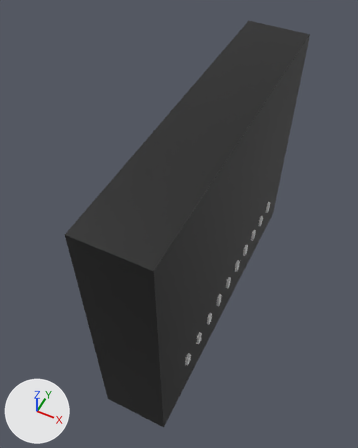
An edit to the glTF model Roteador_GrayBox.gltf, drawn before and after from the same camera.
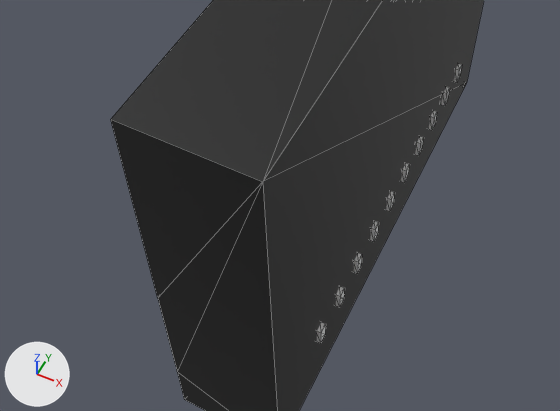
Each version appears first whole from a camera (50 mm lens) standing at (0.0581, -0.1456, 0.1719) and looking at (-0.0129, -0.0034, -0.0058), and next in a close-up on the part from 0% to 92% of the width and 37% to 91% of the height. Every picture has the same lights, and +X, +Y and +Z are marked at lower left. The close-ups show mesh edges as thin lines. Where no turn or scale is listed for an object, it has been applied to the vertices.
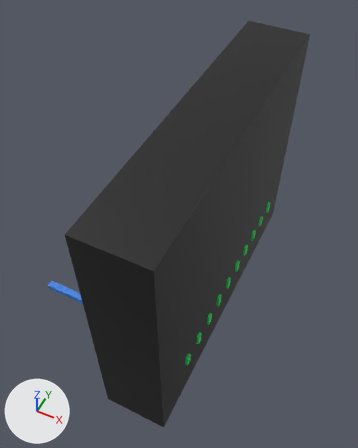
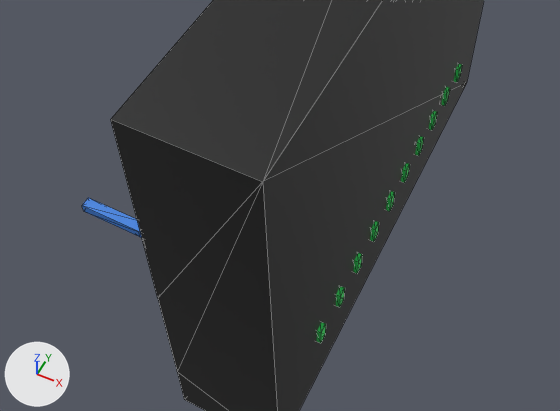
Pixel boxes [x1, y1, x2, y2] of what changed, in the close-ups (560 x 411 px):
'Cube.001', recoloured (white to green)
    both: [317, 64, 462, 343]
'Cable', added (blue)
    after: [82, 198, 142, 238]

The change, as a diff of the scene's bpy script:
```diff
--- a/Roteador_GrayBox.gltf.py
+++ b/Roteador_GrayBox.gltf.py
@@ mat_leds @@
+mat_leds = principled_material('Leds')
+mat_leds.base_color = (0.0406, 0.8, 0.14)  # green #39e769
@@ mat_cable @@
+mat_cable = principled_material('Cable')
+mat_cable.base_color = (0.0493, 0.239, 0.8)  # blue #3f86e7
@@ me_cube_002 @@
 me_cube_002.from_pydata(...)  # 80 vertices, 120 faces; spans x 0.0144..0.0161, y -0.0529..0.055, z -0.0376..-0.0315
-me_cube_002.materials.append(mat_material_001)  # white #e7e7e7
+me_cube_002.materials.append(mat_leds)  # green #39e769
@@ me_cube_004 @@
+me_cube_004.from_pydata(...)  # 20 vertices, 36 faces; spans x -0.0277..0.0012, y -0.0552..-0.0477, z -0.0264..-0.0193
+me_cube_004.materials.append(mat_cable)  # blue #3f86e7
@@ ob_cable @@
+ob_cable = bpy.data.objects.new('Cable', me_cube_004)
+ob_cable.location = (-0.0293, 0.0, 0.0)
```
